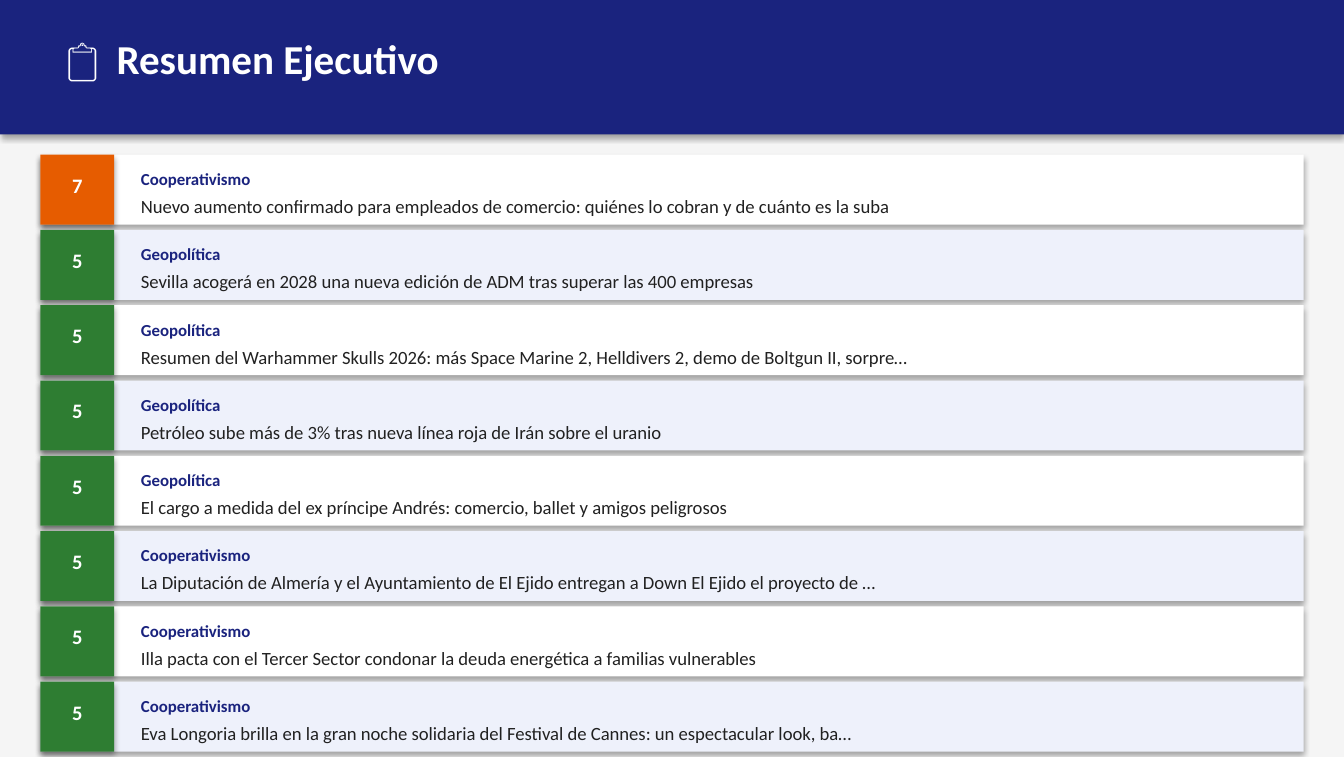
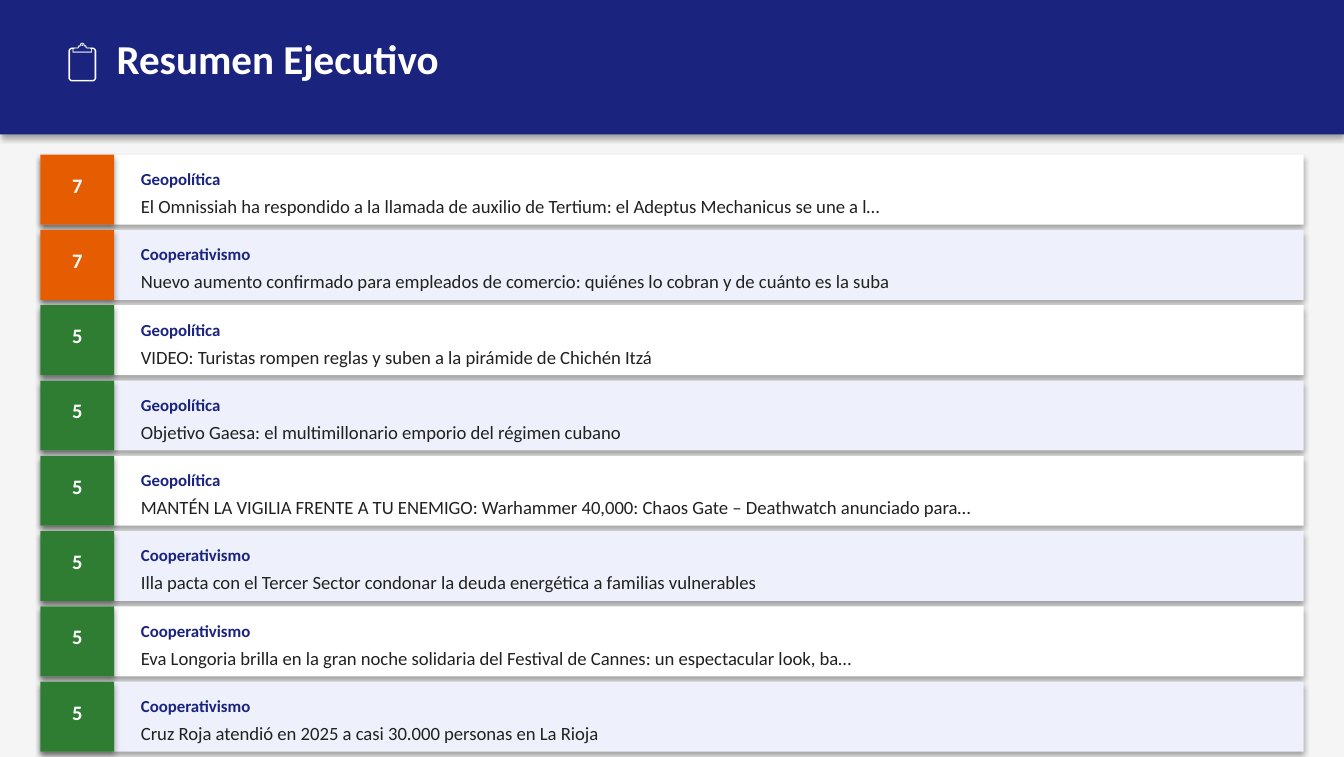
Before and after one commit to erickfranciscohernandez/financiero, a slide deck: slide 2 of newsletter_20260522.pptx. Drawn at 1344x757 pixels with LibreOffice and Linux fonts; fonts in the diff are those of the drawing. Boxes give left, top, right and bottom in pixels: in the first picture for what was removed or moved away, otherwise in the second. Text is boxed around its words. In the diff, an @@ line names an element or a change of style, - is before the commit and + after.

```diff
--- a/newsletter_20260522.pptx
+++ b/newsletter_20260522.pptx
@@ text added at [141,200,879,216], 10 pt, text #212121 @@
+El Omnissiah ha respondido a la llamada de auxilio de Tertium: el Adeptus Mechanicus se une a l…
@@ rectangle at [40,230,114,300]: fill #2E7D32 to #E65C00 @@
@@ text "Cooperativismo": place and size @@
-text "Cooperativismo" at [141,173,251,188]
+text "Cooperativismo" at [141,248,251,263]
@@ text at [72,254,82,268]: text changed @@
-5
+7
@@ text "Nuevo aumento confirmado para empleados ...": place and size @@
-text "Nuevo aumento confirmado para empleados ..." at [141,200,889,216]
+text "Nuevo aumento confirmado para empleados ..." at [141,275,889,291]
@@ text removed at [141,275,753,292] @@
-Sevilla acogerá en 2028 una nueva edición de ADM tras superar las 400 empresas
@@ text at [141,351,652,367]: text changed @@
-Resumen del Warhammer Skulls 2026: más Space Marine 2, Helldivers 2, demo de Boltgun II, sorpre…
+VIDEO: Turistas rompen reglas y suben a la pirámide de Chichén Itzá
@@ text at [141,426,621,442]: text changed @@
-Petróleo sube más de 3% tras nueva línea roja de Irán sobre el uranio
+Objetivo Gaesa: el multimillonario emporio del régimen cubano
@@ text at [141,499,971,517]: text changed @@
-El cargo a medida del ex príncipe Andrés: comercio, ballet y amigos peligrosos
+MANTÉN LA VIGILIA FRENTE A TU ENEMIGO: Warhammer 40,000: Chaos Gate – Deathwatch anunciado para…
@@ text removed at [141,576,858,593] @@
-La Diputación de Almería y el Ayuntamiento de El Ejido entregan a Down El Ejido el proyecto de …
@@ 3 texts: place and size @@
-3 texts at [141,248,852,743]
+3 texts at [141,173,852,668]
@@ text added at [141,727,599,743], 10 pt, text #212121 @@
+Cruz Roja atendió en 2025 a casi 30.000 personas en La Rioja
```
Also in this commit, not shown: 2 other slides changed, 5 other files.
